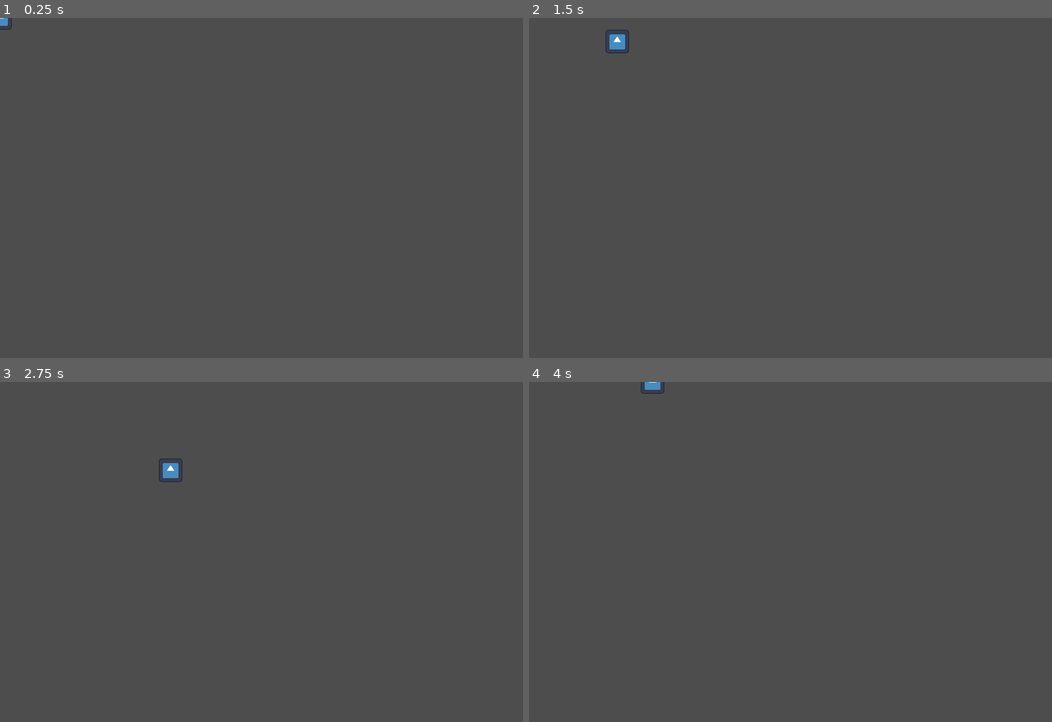
Above: before the commit, frames 1-4 (two rows, left to right).
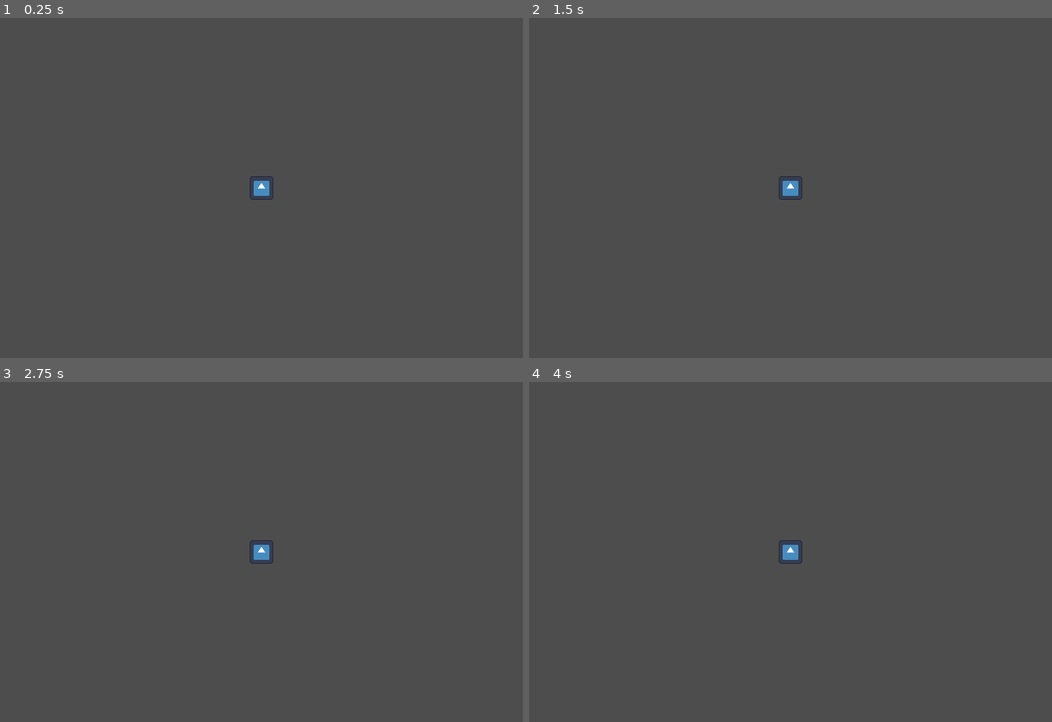
Above: after the commit, the same moments.

Repository: Shilo/multi-server-test
Game: Godot game, scene res://client/player/Player.tscn
Two runs of this game, one before a commit and one after it. Both use one fixed random seed, a clock stepped at 60 frames per second and the inputs below. This scene is started directly instead of the project's main scene. The engine's default icon, where the game draws it, is replaced by a stand-in: a white triangle on a blue panel in a dark square.
Inputs:
- Up to frame 1 (0.25 s): no input
- Up to frame 2 (1.5 s): tap Enter at 0.5 s; hold Right (ui_right) 0.53-1.28 s; hold Down (ui_down) from 1.28 s (still down)
- Up to frame 3 (2.75 s): release Down (ui_down) at 2.03 s; hold Right (ui_right) from 2.03 s (still down)
- Up to frame 4 (4 s): release Right (ui_right) at 2.78 s; hold Up (ui_up) 2.78-3.53 s; hold Left (ui_left) from 3.53 s (still down)

The runs differ from the first frame. In frame 1, 0.2% of the frame differs, in the area x 0-53%, y 0-54%; in frame 2, 0.3%, in the area x 14-53%, y 3-54%; in frame 3, 0.3%; in frame 4, 0.3%.

Commit message:
fix: center camera on local authority player

Diff:
--- a/client/player/player.gd
+++ b/client/player/player.gd
@@ -1,4 +1,6 @@
 extends CharacterBody2D
+
+const LOCAL_CAMERA_NAME := "LocalAuthorityCamera"
 
 @export var speed := 180.0
 
@@ -9,6 +11,7 @@
 func _ready() -> void:
 	_apply_authority_from_name()
 	_apply_authority_from_name.call_deferred()
+	_update_local_camera.call_deferred()
 
 
 func _apply_authority_from_name() -> void:
@@ -22,6 +25,7 @@
 
 func _physics_process(_delta: float) -> void:
 	_apply_authority_from_name()
+	_update_local_camera()
 	if multiplayer.has_multiplayer_peer() and not is_multiplayer_authority():
 		velocity = Vector2.ZERO
 		return
@@ -29,3 +33,20 @@
 	var input_vector := Input.get_vector("ui_left", "ui_right", "ui_up", "ui_down")
 	velocity = input_vector * speed
 	move_and_slide()
+
+
+func _update_local_camera() -> void:
+	var is_local_player := not multiplayer.has_multiplayer_peer() or is_multiplayer_authority()
+	var camera := get_node_or_null(LOCAL_CAMERA_NAME) as Camera2D
+	if camera == null and is_local_player:
+		camera = Camera2D.new()
+		camera.name = LOCAL_CAMERA_NAME
+		camera.position = Vector2.ZERO
+		add_child(camera)
+
+	if camera == null:
+		return
+
+	camera.enabled = is_local_player
+	if is_local_player and not camera.is_current():
+		camera.make_current()
--- a/client/world/world_scene.gd
+++ b/client/world/world_scene.gd
@@ -51,7 +51,7 @@
 
 	var player := PLAYER_SCENE.instantiate()
 	player.name = player_name
-	player.position = Vector2(320 + (spawn_root.get_child_count() * 42), 260)
+	player.position = Vector2(400 + (spawn_root.get_child_count() * 42), 260)
 	player.set_multiplayer_authority(peer_id, true)
 	spawn_root.add_child(player)
 	return player
